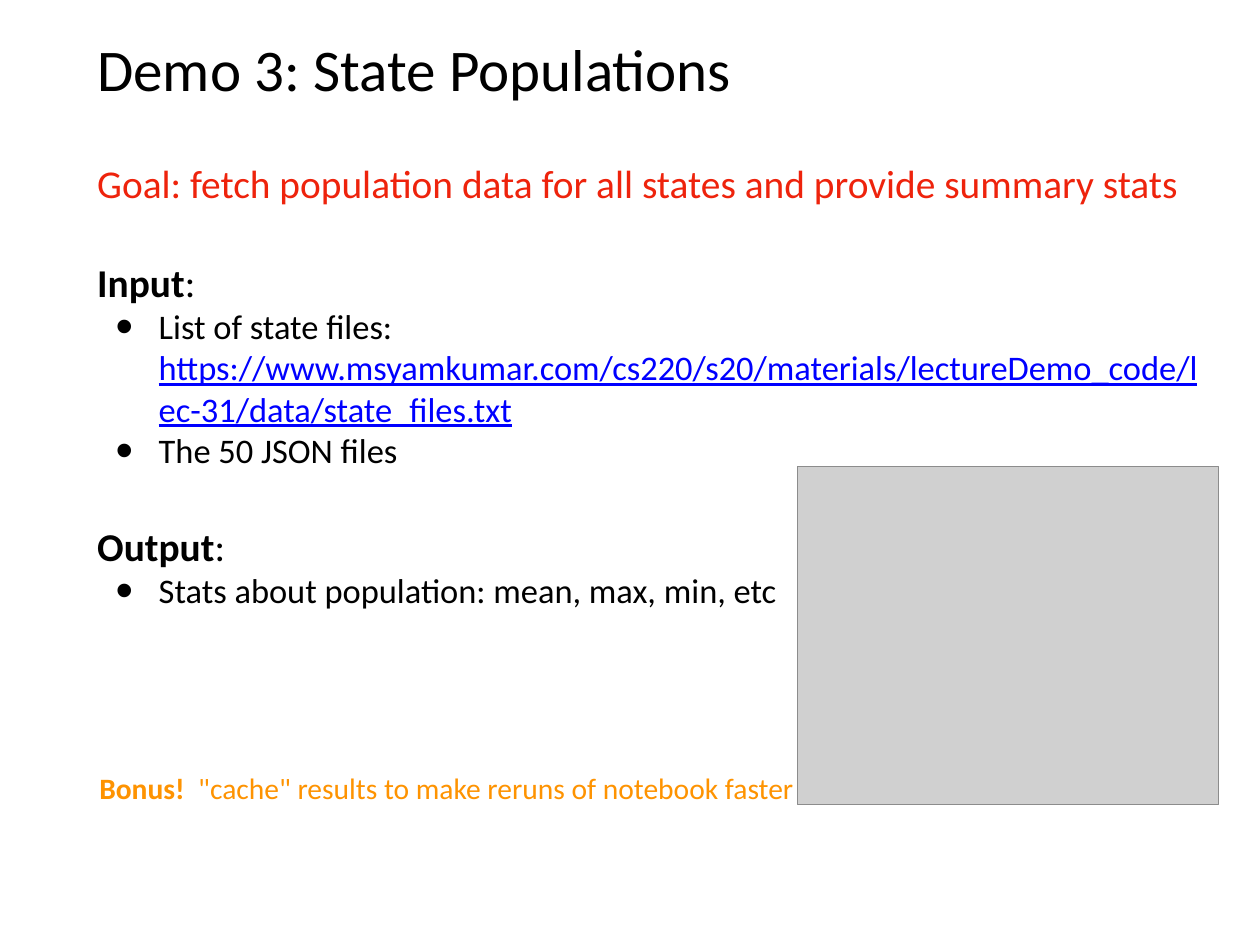
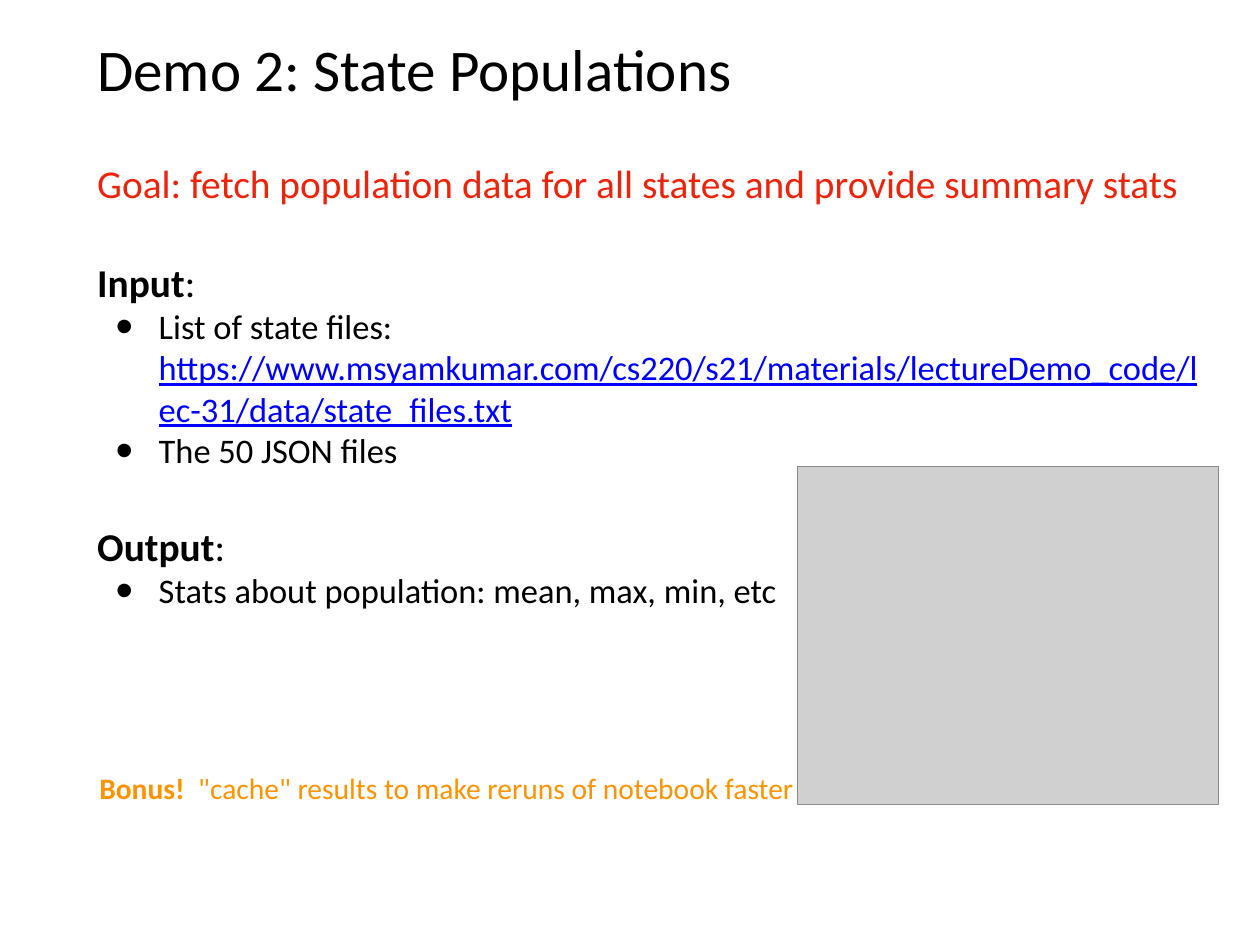
Before and after one commit to tylerharter/caraza-harter-com, a slide deck: slide 57 of tyler/meena/cs220/s21/materials/lec_31_S21.pptx (slide 58 before the commit). Drawn at 1260x945 pixels with LibreOffice and Linux fonts; fonts in the diff are those of the drawing; grey boxes stand for pictures. Boxes give left, top, right and bottom in pixels: in the first picture for what was removed or moved away, otherwise in the second. Text is boxed around its words. In the diff, an @@ line names an element or a change of style, - is before the commit and + after.

Commit message:
Releasing lec-32 materials

```diff
--- a/tyler/meena/cs220/s21/materials/lec_31_S21.pptx
+++ b/tyler/meena/cs220/s21/materials/lec_31_S21.pptx
@@ title at <box>97,50,731,101</box>: text changed @@
-Demo 3: State Populations
+Demo 2: State Populations
@@ text at <box>159,315,1198,427</box>: text changed @@
-• List of state files: https://www.msyamkumar.com/cs220/s20/materials/lectureDemo_code/lec-31/data/state_files.txt
+• List of state files: https://www.msyamkumar.com/cs220/s21/materials/lectureDemo_code/lec-31/data/state_files.txt
```
Also in this commit, not shown: 5 other slides changed, 8 other files.
